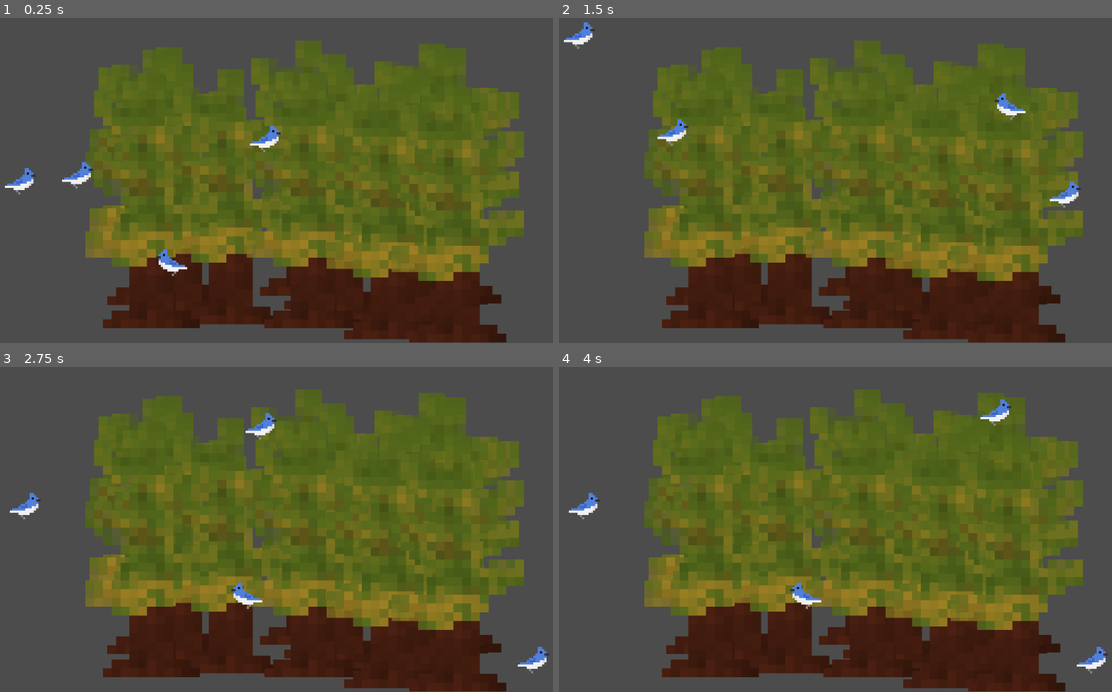
Above: before the commit, frames 1-4 (two rows, left to right).
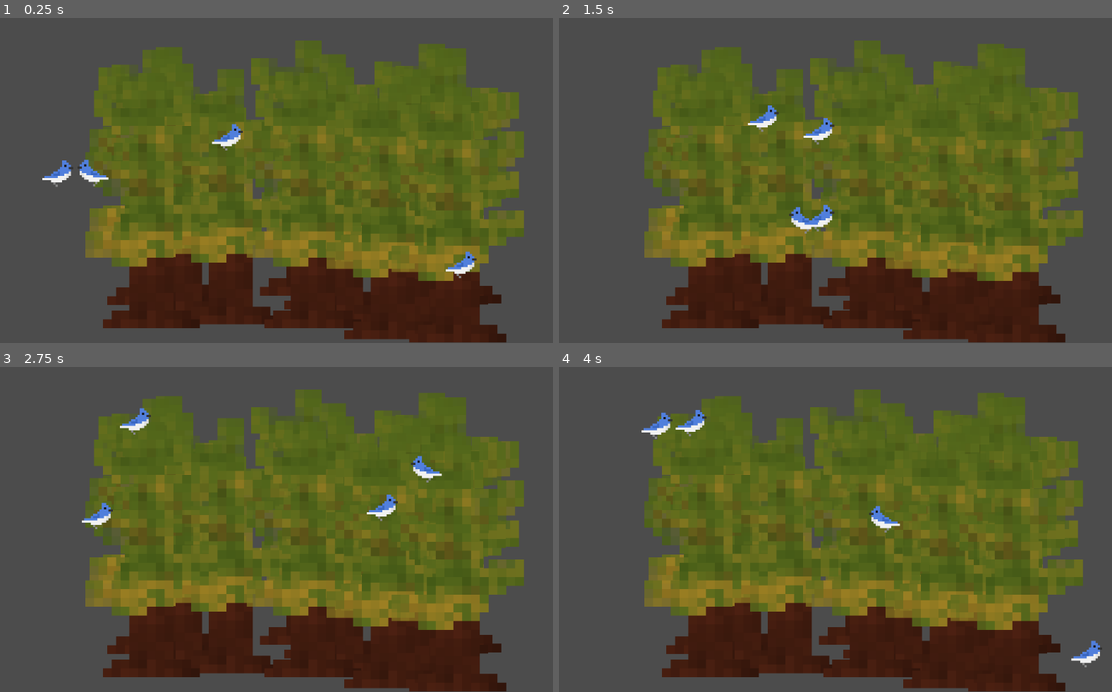
Above: after the commit, the same moments.

Repository: arctair/bird-photography-game
Game: Godot game, scene res://main.tscn
Two runs of this game, one before a commit and one after it. Both use one fixed random seed, a clock stepped at 60 frames per second and the inputs below.
Inputs:
- Up to frame 1 (0.25 s): no input
- Up to frame 2 (1.5 s): no input
- Up to frame 3 (2.75 s): no input
- Up to frame 4 (4 s): no input

The runs differ from the first frame. In frame 1, 1.4% of the frame differs, in the area x 0-87%, y 32-81%; in frame 2, 1.5%; in frame 3, 1.5%, in the area x 1-100%, y 12-95%; in frame 4, 1.5%.

Commit message:
birds fly at random

Diff:
--- a/Bluejay.tscn
+++ b/Bluejay.tscn
@@ -6,13 +6,20 @@
 script/source = "extends Sprite
 
 
+var nextPosition : Vector2
+var speed = 300
+
 func _ready():
 	position = randomPosition(self)
+	nextPosition = position
 	flip_h = randf() > 0.5
 
 func _process(delta):
-	if randf() < delta:
-		position = randomPosition(self)
+	var nextMovement = (nextPosition - position).normalized() * delta * speed
+	if (nextPosition - position).length() <= nextMovement.length():
+		nextPosition = randomPosition(self)
+	else:
+		position += nextMovement
 
 func randomPosition(sprite):
 	var viewportSize = get_viewport().size
